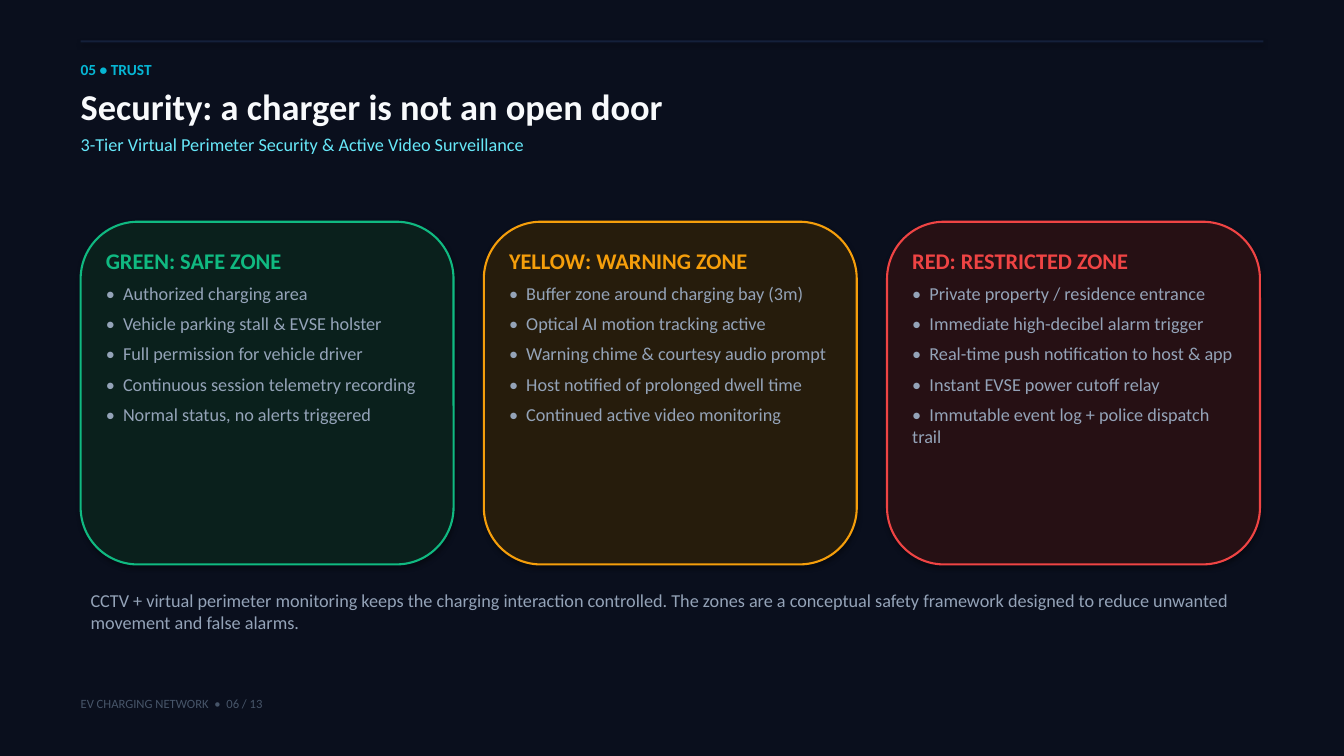
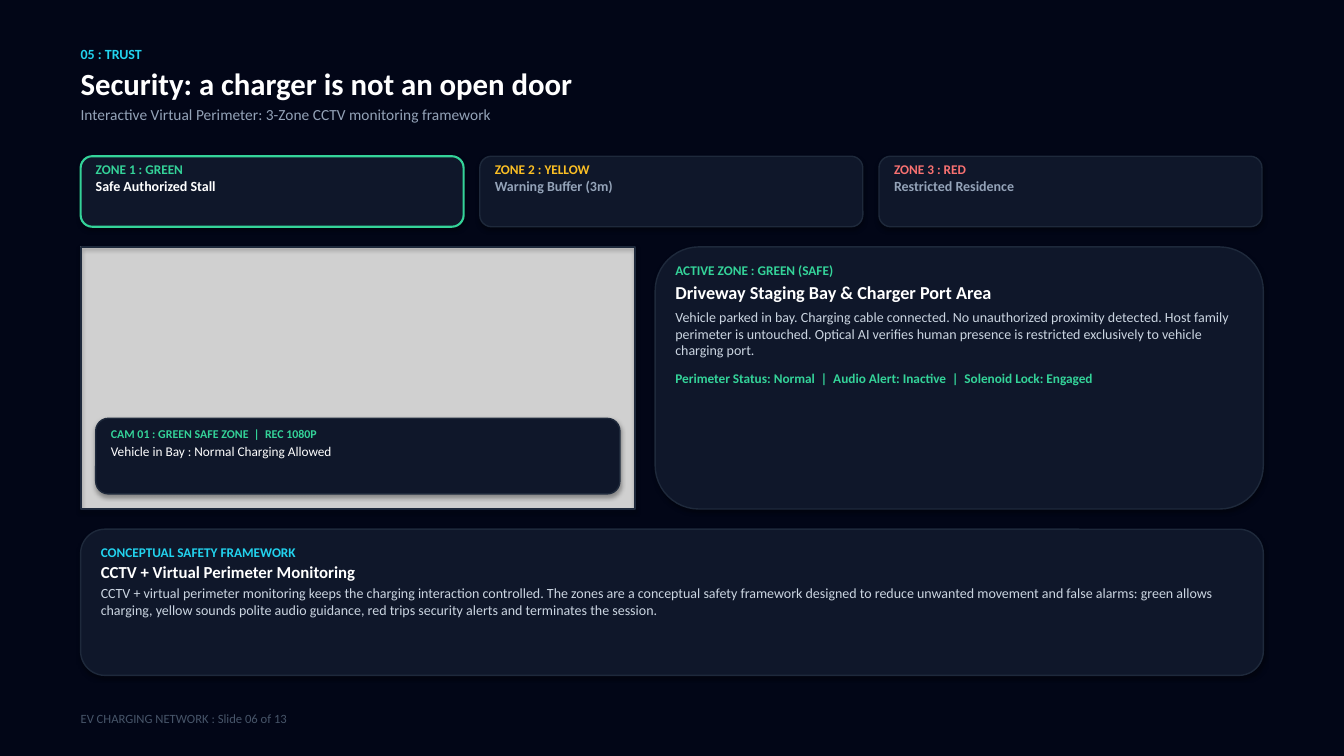
Before and after one commit to kanaseprathamesh568-a11y/ev-charging-network-presentation, a slide deck: slide 6 of EV_Charging_Network_Presentation.pptx. Drawn at 1344x756 pixels with LibreOffice and Linux fonts; fonts in the diff are those of the drawing; grey boxes stand for pictures. Boxes give left, top, right and bottom in pixels: in the first picture for what was removed or moved away, otherwise in the second. Text is boxed around its words. In the diff, an @@ line names an element or a change of style, - is before the commit and + after.

Commit message:
Update downloadable PPTX with real photographic visuals and undistorted 16:9 layout

```diff
--- a/EV_Charging_Network_Presentation.pptx
+++ b/EV_Charging_Network_Presentation.pptx
@@ rectangle at [0,0,1344,756]: fill #0A0F1D to #020617 @@
@@ text at [81,50,142,59]: text changed; size 11 to 10 pt; text colour #06B6D4 to #22D3EE @@
-05 • TRUST
+05 : TRUST
@@ text "05 : TRUST": place and size @@
-text "05 : TRUST" at [81,65,663,154]
+text "05 : TRUST" at [81,50,572,123]
@@ rectangle removed at [81,40,1263,42] @@
@@ text at [81,73,572,101]: size 26 to 22 pt, text colour #F8FAFC to #FFFFFF in "Security: a charger is not an open ..."; less space between paragraphs @@
@@ text at [81,109,491,123]: text changed; size 13 to 11 pt; text colour #67E8F9 to #94A3B8 @@
-3-Tier Virtual Perimeter Security & Active Video Surveillance
+Interactive Virtual Perimeter: 3-Zone CCTV monitoring framework
@@ rounded rectangle added at [81,156,464,227], fill #0F172A, outline #34D399 1.5 pt @@
@@ text added at [96,165,216,191], 10 pt, text #FFFFFF, bold @@
+ZONE 1 : GREEN
+Safe Authorized Stall
@@ rounded rectangle added at [480,156,863,227], fill #0F172A, outline #1E293B 1 pt @@
@@ text added at [495,165,613,194], 10 pt, text #94A3B8, bold @@
+ZONE 2 : YELLOW
+Warning Buffer (3m)
@@ rounded rectangle added at [879,156,1262,227], fill #0F172A, outline #1E293B 1 pt @@
@@ text added at [894,165,1015,191], 10 pt, text #94A3B8, bold @@
+ZONE 3 : RED
+Restricted Residence
@@ rounded rectangle removed at [81,222,454,565] @@
@@ rounded rectangle removed at [484,222,857,565] @@
@@ rounded rectangle removed at [887,222,1260,565] @@
@@ picture added at [81,247,635,509] @@
@@ rectangle added at [81,247,635,509], outline #1E293B 1.5 pt @@
@@ text removed at [106,254,415,424] @@
-GREEN: SAFE ZONE
-• Authorized charging area
-• Vehicle parking stall & EVSE holster
-• Full permission for vehicle driver
-• Continuous session telemetry recording
-• Normal status, no alerts triggered
@@ text removed at [509,254,826,424] @@
-YELLOW: WARNING ZONE
-• Buffer zone around charging bay (3m)
-• Optical AI motion tracking active
-• Warning chime & courtesy audio prompt
-• Host notified of prolonged dwell time
-• Continued active video monitoring
@@ rounded rectangle added at [655,247,1263,509], fill #0F172A, outline #1E293B 1 pt @@
@@ text added at [675,265,1229,386], 10 pt, text #CBD5E1 @@
+ACTIVE ZONE : GREEN (SAFE)
+Driveway Staging Bay & Charger Port Area
+Vehicle parked in bay. Charging cable connected. No unauthorized proximity detected. Host family perimeter is untouched. Optical AI verifies human presence is restricted exclusively to vehicle charging port.
+Perimeter Status: Normal | Audio Alert: Inactive | Solenoid Lock: Engaged
@@ text removed at [912,254,1233,443] @@
-RED: RESTRICTED ZONE
-• Private property / residence entrance
-• Immediate high-decibel alarm trigger
-• Real-time push notification to host & app
-• Instant EVSE power cutoff relay
-• Immutable event log + police dispatch trail
@@ rounded rectangle added at [96,418,620,494], fill #0F172A, outline #1E293B 1 pt @@
@@ text added at [111,430,332,459], 9.5 pt, text #FFFFFF @@
+CAM 01 : GREEN SAFE ZONE | REC 1080P
+Vehicle in Bay : Normal Charging Allowed
@@ rounded rectangle added at [81,529,1263,676], fill #0F172A, outline #1E293B 1 pt @@
@@ text at [101,548,1212,618]: text changed; size 13 to 10 pt; text colour #94A3B8 to #CBD5E1 @@
-CCTV + virtual perimeter monitoring keeps the charging interaction controlled. The zones are a conceptual safety framework designed to reduce unwanted movement and false alarms.
+CONCEPTUAL SAFETY FRAMEWORK
+CCTV + Virtual Perimeter Monitoring
+CCTV + virtual perimeter monitoring keeps the charging interaction controlled. The zones are a conceptual safety framework designed to reduce unwanted movement and false alarms: green allows charging, yellow sounds polite audio guidance, red trips security alerts and terminates the session.
@@ text at [81,714,287,723]: text changed @@
-EV CHARGING NETWORK • 06 / 13
+EV CHARGING NETWORK : Slide 06 of 13
```
Also in this commit, not shown: 7 other slides changed, 5 slides added, 5 slides removed, 1 other file.
